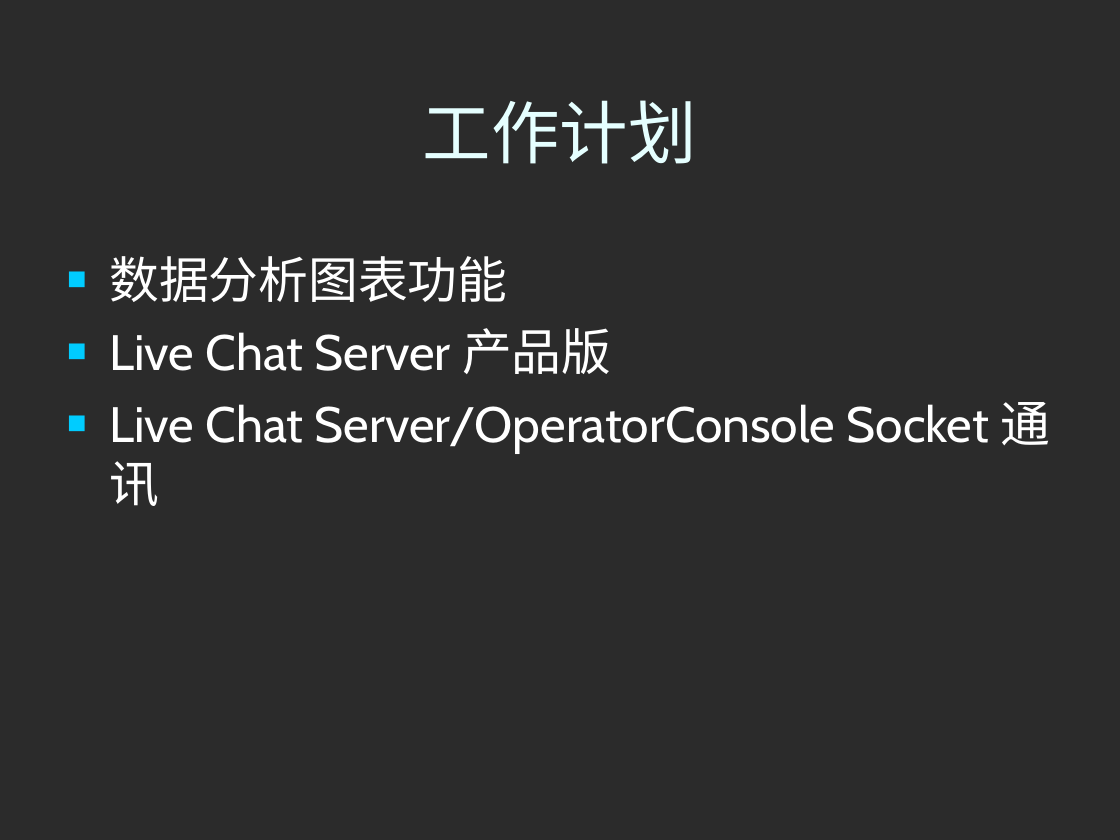
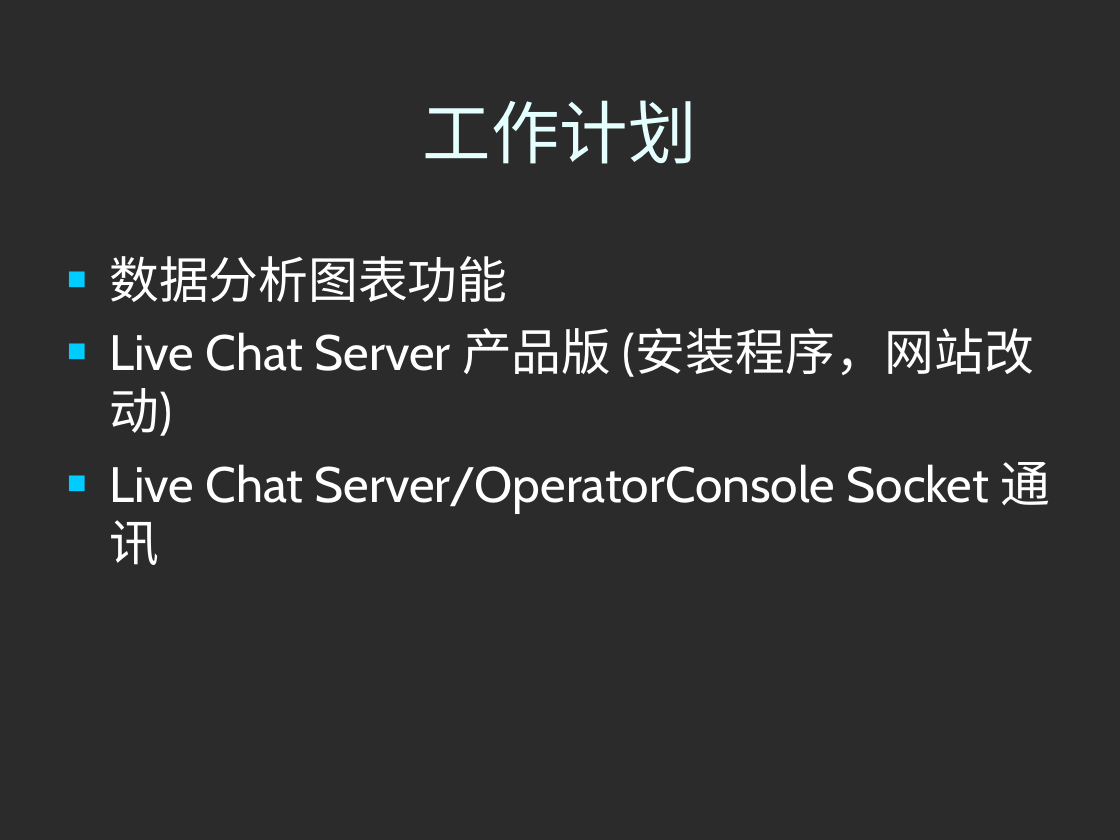
Before and after one commit to honj51/ideacode, a slide deck: slide 2 of doc/2009Week33.ppt. Drawn at 1120x840 pixels with LibreOffice and Linux fonts; fonts in the diff are those of the drawing; background and template pictures are left out; a plain dark background stands for a picture behind light text. Boxes give left, top, right and bottom in pixels: in the first picture for what was removed or moved away, otherwise in the second. Text is boxed around its words. In the diff, an @@ line names an element or a change of style, - is before the commit and + after.

```diff
--- a/doc/2009Week33.ppt
+++ b/doc/2009Week33.ppt
@@ text at (x1=109, y1=328, x2=1034, y2=436): text changed @@
-■ Live Chat Server 产品版
+■ Live Chat Server 产品版 (安装程序，网站改动)
```
Also in this commit, not shown: 6 other files.
